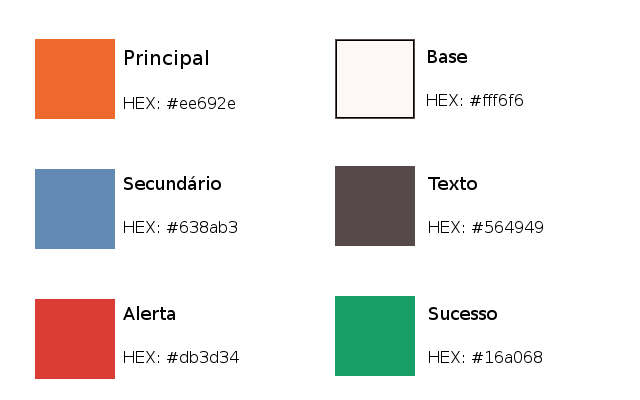
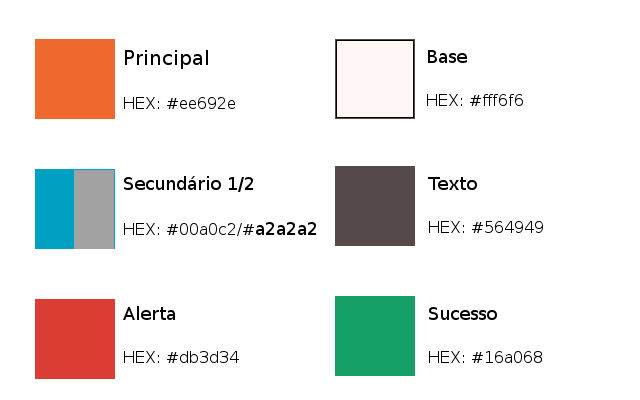
Layers edited between the first and the second 640 x 400 image:
renamed "Secundário ..." to "Secundário 1/2 ...", painted on it over left=124, top=177, right=317, bottom=236
painted on "SECUNDARIO_CORES" over left=35, top=169, right=115, bottom=249
